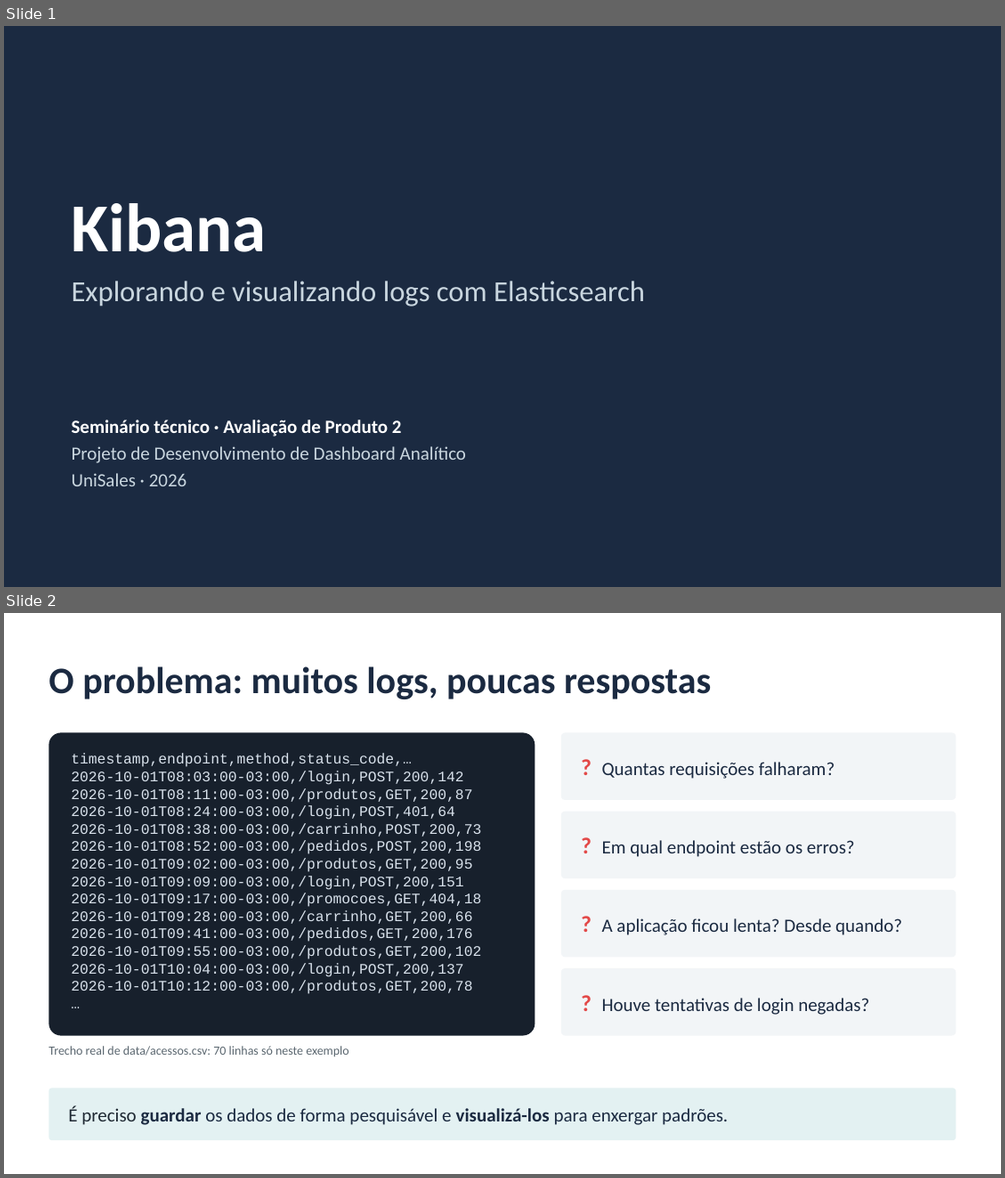
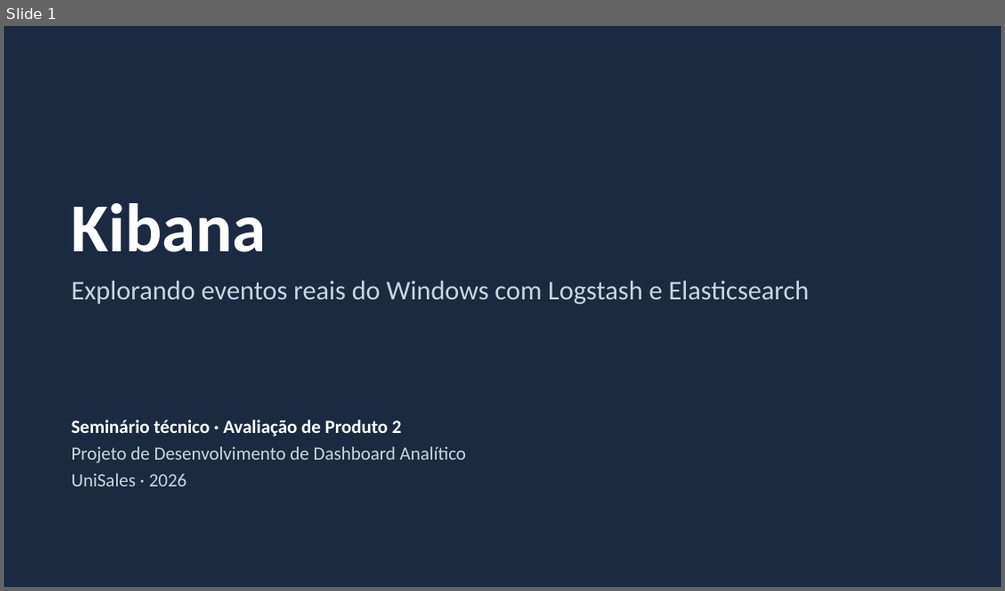
Before and after one commit to LuidyOn/Seminario_Kibana, a slide deck: slides/seminario_kibana.pptx. Shown one above the other, each under a label of ours: slides 1 and 2 before the commit, slide 1 after it. The pictures are 1005x1178 and 1005x591 pixels, drawn with LibreOffice and Linux fonts; fonts in the diff are those of the drawing. Boxes give left, top, right and bottom in pixels: in the first picture for what was removed or moved away, otherwise in the second. Text is boxed around its words. In the diff, an @@ line names an element or a change of style, - is before the commit and + after.

Commit message:
Atualiza documentação e slides para a demonstração com eventos reais
- README, conteúdo do seminário, roteiros e referências passam a
  descrever o fluxo Windows -> coletor -> Logstash -> Elasticsearch ->
  Kibana, com o que é e o que não é coletado
- Roteiro da demonstração com checklist de primeira validação no
  computador da apresentação, diagnóstico e contingência
- Apresentação regenerada: 12 slides editáveis, só com formas nativas,
  sem imagens nem dados reais

Os arquivos da demonstração anterior, com dados fictícios, permanecem
no repositório até a validação completa do novo fluxo.

```diff
--- a/slides/seminario_kibana.pptx
+++ b/slides/seminario_kibana.pptx
@@ slide 2 removed at bbox=[4, 613, 1001, 1174], background #FFFFFF @@
@@ title removed at bbox=[48, 666, 711, 699] @@
-O problema: muitos logs, poucas respostas
@@ rounded rectangle removed at bbox=[48, 732, 535, 1036] @@
-timestamp,endpoint,method,status_code,…
-2026-10-01T08:03:00-03:00,/login,POST,200,142
-2026-10-01T08:11:00-03:00,/produtos,GET,200,87
-2026-10-01T08:24:00-03:00,/login,POST,401,64
-2026-10-01T08:38:00-03:00,/carrinho,POST,200,73
-2026-10-01T08:52:00-03:00,/pedidos,POST,200,198
-2026-10-01T09:02:00-03:00,/produtos,GET,200,95
-2026-10-01T09:09:00-03:00,/login,POST,200,151
-2026-10-01T09:17:00-03:00,/promocoes,GET,404,18
-2026-10-01T09:28:00-03:00,/carrinho,GET,200,66
-2026-10-01T09:41:00-03:00,/pedidos,GET,200,176
-2026-10-01T09:55:00-03:00,/produtos,GET,200,102
-2026-10-01T10:04:00-03:00,/login,POST,200,137
-2026-10-01T10:12:00-03:00,/produtos,GET,200,78
-…
@@ rounded rectangle removed at bbox=[561, 732, 956, 800] @@
-? Quantas requisições falharam?
@@ rounded rectangle removed at bbox=[561, 811, 956, 878] @@
-? Em qual endpoint estão os erros?
@@ rounded rectangle removed at bbox=[561, 890, 956, 957] @@
-? A aplicação ficou lenta? Desde quando?
@@ rounded rectangle removed at bbox=[561, 968, 956, 1036] @@
-? Houve tentativas de login negadas?
@@ text removed at bbox=[48, 1046, 348, 1056] @@
-Trecho real de data/acessos.csv: 70 linhas só neste exemplo
@@ rounded rectangle removed at bbox=[48, 1088, 956, 1140] @@
-É preciso guardar os dados de forma pesquisável e visualizá-los para enxergar padrões.
@@ slide 1 changed as well @@
@@ text at bbox=[72, 281, 809, 304]: text changed; size 28 to 26 pt @@
-Explorando e visualizando logs com Elasticsearch
+Explorando eventos reais do Windows com Logstash e Elasticsearch
```
Also in this commit, not shown: 6 other slides changed, 5 slides added, 4 other slides removed, 6 other files.
